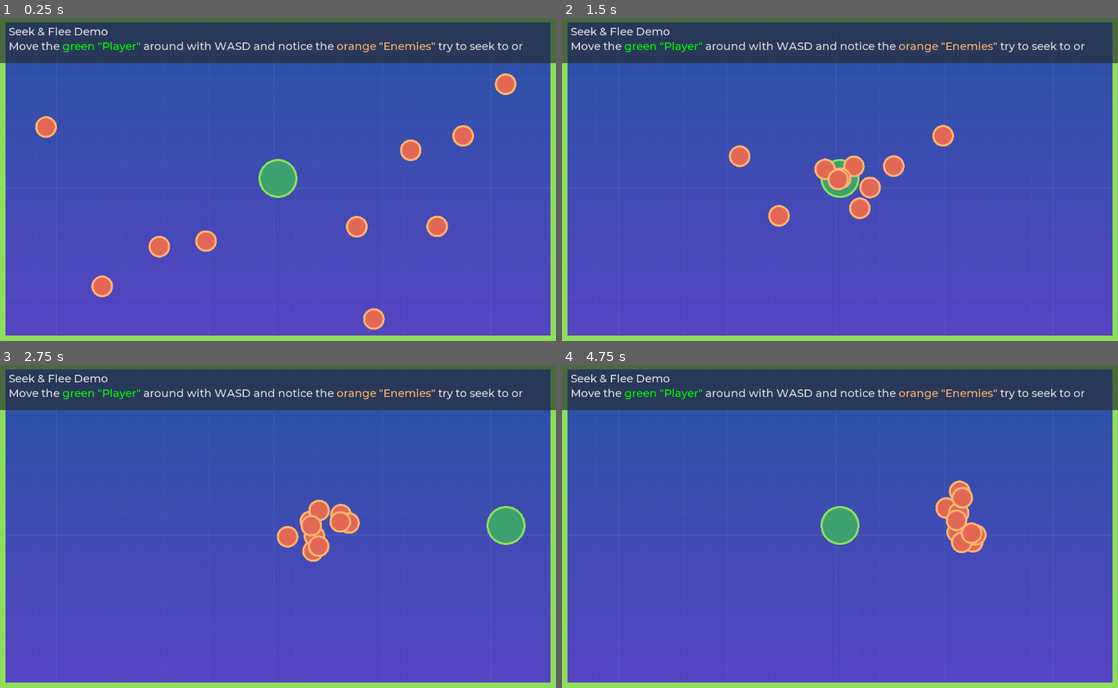
Above: before the commit, frames 1-4 (two rows, left to right).
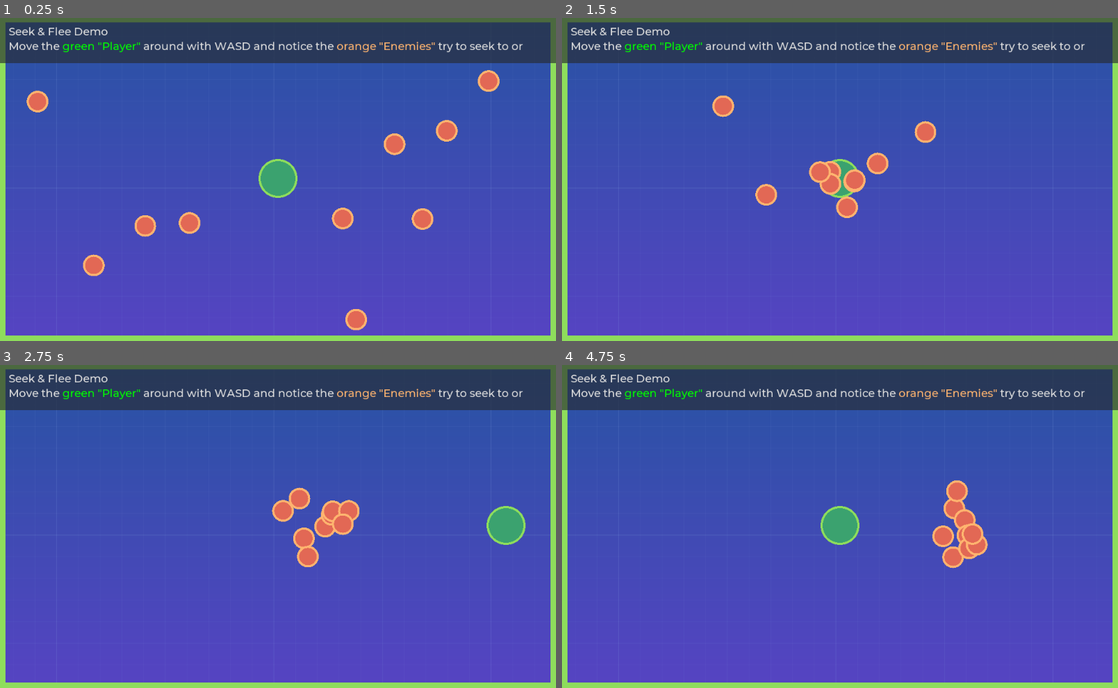
Above: after the commit, the same moments.

Repository: GDQuest/godot-steering-ai-framework
Game: Godot game, scene res://demos/SeekFlee/SeekFleeDemo.tscn
Two runs of this game, one before a commit and one after it. Both use one fixed random seed, a clock stepped at 60 frames per second and the inputs below. This scene is started directly instead of the project's main scene.
Inputs (mouse positions are in pixels of both pictures, inside the frame that each line leads up to):
- Up to frame 1 (0.25 s): no input
- Up to frame 2 (1.5 s): drag from (840, 40) to (895, 108) at 0.52 s; drag from (728, 195) to (812, 244) at 1.27 s
- Up to frame 3 (2.75 s): move the mouse to (333, 455) at 2.02 s; hold D (sf_right) from 2.03 s (still down)
- Up to frame 4 (4.75 s): release D (sf_right) at 2.75 s; drag from (812, 591) to (673, 478) at 2.77 s; move the mouse to (1006, 574) at 3.52 s; hold A (sf_left) 3.53-4.25 s; drag from (673, 478) to (756, 445) at 4.27 s

The runs differ from the first frame. In frame 1, 4.1% of the frame differs, in the area x 4-93%, y 16-97%; in frame 2, 2.9%; in frame 3, 1.9%; in frame 4, 1.2%.

Commit message:
Rename parameters and add discard pattern vars

Diff:
--- a/project/demos/AvoidCollisions/Avoider.gd
+++ b/project/demos/AvoidCollisions/Avoider.gd
@@ -40,7 +40,7 @@
 			proximity_radius: float,
 			boundary_right: float,
 			boundary_bottom: float,
-			draw_proximity: bool,
+			_draw_proximity: bool,
 			rng: RandomNumberGenerator
 	) -> void:
 	rng.randomize()
@@ -58,7 +58,7 @@
 
 	agent.linear_drag_percentage = _drag
 
-	self.draw_proximity = draw_proximity
+	draw_proximity = _draw_proximity
 
 	priority.add(avoid)
 	priority.add(seek)
--- a/project/demos/AvoidCollisions/Spawner.gd
+++ b/project/demos/AvoidCollisions/Spawner.gd
@@ -37,7 +37,7 @@
 		child.set_proximity_agents(avoider_agents)
 
 
-func _physics_process(delta: float) -> void:
+func _physics_process(_delta: float) -> void:
 	for child in get_children():
 		child.global_position = child.global_position.posmodv(boundaries)
 
--- a/project/demos/DemoPickerUI.gd
+++ b/project/demos/DemoPickerUI.gd
@@ -11,9 +11,9 @@
 
 
 func _ready() -> void:
-	list.connect("demo_selected", self, "set_demo_path")
-	list.connect("item_activated", self, "emit_signal", ["demo_requested"])
-	button.connect("pressed", self, "emit_signal", ["demo_requested"])
+	var _err := list.connect("demo_selected", self, "set_demo_path")
+	_err = list.connect("item_activated", self, "emit_signal", ["demo_requested"])
+	_err = button.connect("pressed", self, "emit_signal", ["demo_requested"])
 	demo_path = list.file_paths[0]
 
 
--- a/project/demos/Demos.gd
+++ b/project/demos/Demos.gd
@@ -7,8 +7,8 @@
 
 
 func _ready() -> void:
-	demo_picker.connect("demo_requested", self, "_on_DemoPickerUI_demo_requested")
-	button_go_back.connect("pressed", self, "_on_ButtonGoBack_pressed")
+	var _err := demo_picker.connect("demo_requested", self, "_on_DemoPickerUI_demo_requested")
+	_err = button_go_back.connect("pressed", self, "_on_ButtonGoBack_pressed")
 
 
 func _on_DemoPickerUI_demo_requested() -> void:
--- a/project/demos/Face/FaceDemo.gd
+++ b/project/demos/Face/FaceDemo.gd
@@ -8,7 +8,6 @@
 export(float, 0, 1000, 40) var player_speed := 600.0 setget set_player_speed
 
 onready var player := $Player
-onready var gui := $GUI
 onready var turret := $Turret
 
 
--- a/project/demos/Face/Player.gd
+++ b/project/demos/Face/Player.gd
@@ -6,9 +6,9 @@
 onready var agent := GSTAgentLocation.new()
 
 
-func _physics_process(delta: float) -> void:
+func _physics_process(_delta: float) -> void:
 	var movement := _get_movement()
-	move_and_slide(movement * speed)
+	var _velocity := move_and_slide(movement * speed)
 	agent.position = Vector3(global_position.x, global_position.y, 0)
 
 
--- a/project/demos/PopulateItemList.gd
+++ b/project/demos/PopulateItemList.gd
@@ -7,7 +7,7 @@
 
 
 func _ready() -> void:
-	self.connect("item_selected", self, "_on_item_selected")
+	var _err := self.connect("item_selected", self, "_on_item_selected")
 
 	var this_directory: String = get_tree().current_scene.filename.rsplit("/", false, 1)[0]
 	file_paths = _find_files(this_directory, ["*Demo.tscn"], true)
@@ -25,7 +25,7 @@
 
 func sentencify(line: String) -> String:
 	var regex := RegEx.new()
-	regex.compile("[A-Z]")
+	var _err := regex.compile("[A-Z]")
 
 	line = line.split(".", true, 1)[0]
 	line = regex.sub(line, " $0", true)
@@ -33,31 +33,31 @@
 
 
 func _find_files(dirpath := "", patterns := PoolStringArray(), is_recursive := false, do_skip_hidden := true) -> PoolStringArray:
-	var file_paths: = PoolStringArray()
+	var _file_paths: = PoolStringArray()
 	var directory: = Directory.new()
 
 	if not directory.dir_exists(dirpath):
 		printerr("The directory does not exist: %s" % dirpath)
-		return file_paths
+		return _file_paths
 	if not directory.open(dirpath) == OK:
 		printerr("Could not open the following dirpath: %s" % dirpath)
-		return file_paths
+		return _file_paths
 
-	directory.list_dir_begin(true, do_skip_hidden)
+	var _err := directory.list_dir_begin(true, do_skip_hidden)
 	var file_name: = directory.get_next()
-	var subdirectories: = PoolStringArray()
+
 	while file_name != "":
 		if directory.current_is_dir() and is_recursive:
 			var subdirectory: = dirpath.plus_file(file_name)
-			file_paths.append_array(_find_files(subdirectory, patterns, is_recursive))
+			_file_paths.append_array(_find_files(subdirectory, patterns, is_recursive))
 		else:
 			for pattern in patterns:
 				if file_name.match(pattern):
-					file_paths.append(dirpath.plus_file(file_name))
+					_file_paths.append(dirpath.plus_file(file_name))
 		file_name = directory.get_next()
 
 	directory.list_dir_end()
-	return file_paths
+	return _file_paths
 
 
 func _on_item_selected(index: int) -> void:
--- a/project/demos/PursueSeek/BoundaryManager.gd
+++ b/project/demos/PursueSeek/BoundaryManager.gd
@@ -12,6 +12,6 @@
 	)
 
 
-func _physics_process(delta: float) -> void:
+func _physics_process(_delta: float) -> void:
 	for ship in get_children():
 		ship.position = ship.position.posmodv(_world_bounds)
--- a/project/demos/PursueSeek/Player.gd
+++ b/project/demos/PursueSeek/Player.gd
@@ -44,15 +44,15 @@
 func _calculate_angular_velocity(
 	horizontal_movement: float,
 	current_velocity: float,
-	thruster_strength: float,
-	velocity_max: float,
+	_thruster_strength: float,
+	_velocity_max: float,
 	ship_drag: float,
 	delta: float
 ) -> float:
 	var velocity := clamp(
-		current_velocity + thruster_strength * horizontal_movement * delta,
-		-velocity_max,
-		velocity_max
+		current_velocity + _thruster_strength * horizontal_movement * delta,
+		-_velocity_max,
+		_velocity_max
 	)
 
 	velocity = lerp(velocity, 0, ship_drag)
--- a/project/demos/Quickstart/Bullet.gd
+++ b/project/demos/Quickstart/Bullet.gd
@@ -10,7 +10,7 @@
 
 
 func _ready() -> void:
-	timer.connect("timeout", self, "_on_Lifetime_timeout")
+	var _err := timer.connect("timeout", self, "_on_Lifetime_timeout")
 	timer.start()
 
 
--- a/project/demos/SeekFlee/Boundaries.gd
+++ b/project/demos/SeekFlee/Boundaries.gd
@@ -5,7 +5,7 @@
 
 
 func _ready() -> void:
-	get_tree().root.connect("size_changed", self, "_on_SceneTree_size_changed")
+	var _err := get_tree().root.connect("size_changed", self, "_on_SceneTree_size_changed")
 
 
 func _draw() -> void:
--- a/project/demos/SeekFlee/Player.gd
+++ b/project/demos/SeekFlee/Player.gd
@@ -10,12 +10,12 @@
 	agent.position = GSTUtils.to_vector3(global_position)
 
 
-func _physics_process(delta: float) -> void:
+func _physics_process(_delta: float) -> void:
 	var movement := _get_movement()
 	if movement.length_squared() < 0.01:
 		return
 
-	move_and_slide(movement * speed)
+	var _velocity := move_and_slide(movement * speed)
 	agent.position = GSTUtils.to_vector3(global_position)
 
 
--- a/project/demos/SeekFlee/SeekFleeDemo.gd
+++ b/project/demos/SeekFlee/SeekFleeDemo.gd
@@ -29,7 +29,7 @@
 
 	player.speed = player_speed
 
-	for i in range(spawner.entity_count):
+	for _i in range(spawner.entity_count):
 		var new_pos := Vector2(
 				rng.randf_range(0, camera_boundaries.size.x),
 				rng.randf_range(0, camera_boundaries.size.y)
--- a/project/project.godot
+++ b/project/project.godot
@@ -9,7 +9,7 @@
 config_version=4
 
 _global_script_classes=[ {
-"base": "CenterContainer",
+"base": "Control",
 "class": "DemoPickerUI",
 "language": "GDScript",
 "path": "res://demos/DemoPickerUI.gd"
--- a/project/src/Agents/GSTKinematicBody2DAgent.gd
+++ b/project/src/Agents/GSTKinematicBody2DAgent.gd
@@ -19,14 +19,14 @@
 var _last_position: Vector2
 
 
-func _init(body: KinematicBody2D, movement_type: int = MovementType.SLIDE) -> void:
-	if not body.is_inside_tree():
-		yield(body, "ready")
+func _init(_body: KinematicBody2D, _movement_type: int = MovementType.SLIDE) -> void:
+	if not _body.is_inside_tree():
+		yield(_body, "ready")
 
-	self.body = body
-	self.movement_type = movement_type
+	body = _body
+	movement_type = _movement_type
 
-	body.get_tree().connect("physics_frame", self, "_on_SceneTree_physics_frame")
+	var _err := body.get_tree().connect("physics_frame", self, "_on_SceneTree_physics_frame")
 
 
 # Moves the agent's `body` by target `acceleration`.
@@ -60,7 +60,7 @@
 				Vector3.ZERO,
 				linear_drag_percentage
 		)
-	body.move_and_collide(GSTUtils.to_vector2(velocity) * delta)
+	var _collide := body.move_and_collide(GSTUtils.to_vector2(velocity) * delta)
 	if calculate_velocities:
 		linear_velocity = velocity
 
@@ -97,6 +97,8 @@
 
 
 func _on_SceneTree_physics_frame() -> void:
+	if not body.is_inside_tree():
+		return
 	var current_position: Vector2 = body.global_position
 	var current_orientation: float = body.rotation
 
--- a/project/src/Agents/GSTSpecializedAgent.gd
+++ b/project/src/Agents/GSTSpecializedAgent.gd
@@ -36,5 +36,5 @@
 
 # Moves the agent's body by target `acceleration`.
 # tags: virtual
-func _apply_steering(acceleration: GSTTargetAcceleration, delta: float) -> void:
+func _apply_steering(_acceleration: GSTTargetAcceleration, _delta: float) -> void:
 	pass
--- a/project/src/Behaviors/GSTArrive.gd
+++ b/project/src/Behaviors/GSTArrive.gd
@@ -15,8 +15,8 @@
 var time_to_reach := 0.1
 
 
-func _init(agent: GSTSteeringAgent, target: GSTAgentLocation).(agent) -> void:
-	self.target = target
+func _init(agent: GSTSteeringAgent, _target: GSTAgentLocation).(agent) -> void:
+	target = _target
 
 
 func _arrive(acceleration: GSTTargetAcceleration, target_position: Vector3) -> void:
--- a/project/src/Behaviors/GSTFollowPath.gd
+++ b/project/src/Behaviors/GSTFollowPath.gd
@@ -17,12 +17,12 @@
 
 func _init(
 		agent: GSTSteeringAgent,
-		path: GSTPath,
-		path_offset := 0.0,
-		prediction_time := 0.0).(agent, null) -> void:
-	self.path = path
-	self.path_offset = path_offset
-	self.prediction_time = prediction_time
+		_path: GSTPath,
+		_path_offset := 0.0,
+		_prediction_time := 0.0).(agent, null) -> void:
+	path = _path
+	path_offset = _path_offset
+	prediction_time = _prediction_time
 
 
 func _calculate_steering(acceleration: GSTTargetAcceleration) -> void:
--- a/project/src/Behaviors/GSTMatchOrientation.gd
+++ b/project/src/Behaviors/GSTMatchOrientation.gd
@@ -16,8 +16,8 @@
 var time_to_reach: float = 0.1
 
 
-func _init(agent: GSTSteeringAgent, target: GSTAgentLocation).(agent) -> void:
-	self.target = target
+func _init(agent: GSTSteeringAgent, _target: GSTAgentLocation).(agent) -> void:
+	target = _target
 
 
 func _match_orientation(acceleration: GSTTargetAcceleration, desired_orientation: float) -> void:
--- a/project/src/Behaviors/GSTPriority.gd
+++ b/project/src/Behaviors/GSTPriority.gd
@@ -13,8 +13,8 @@
 var zero_threshold: float
 
 
-func _init(agent: GSTSteeringAgent, zero_threshold := 0.001).(agent) -> void:
-	self.zero_threshold = zero_threshold
+func _init(agent: GSTSteeringAgent, _zero_threshold := 0.001).(agent) -> void:
+	zero_threshold = _zero_threshold
 
 
 # Appends a steering behavior as a child of this container.
--- a/project/src/Behaviors/GSTPursue.gd
+++ b/project/src/Behaviors/GSTPursue.gd
@@ -13,10 +13,10 @@
 
 func _init(
 		agent: GSTSteeringAgent,
-		target: GSTSteeringAgent,
-		predict_time_max := 1.0).(agent) -> void:
-	self.target = target
-	self.predict_time_max = predict_time_max
+		_target: GSTSteeringAgent,
+		_predict_time_max := 1.0).(agent) -> void:
+	target = _target
+	predict_time_max = _predict_time_max
 
 
 func _calculate_steering(acceleration: GSTTargetAcceleration) -> void:
--- a/project/src/Behaviors/GSTSeek.gd
+++ b/project/src/Behaviors/GSTSeek.gd
@@ -8,8 +8,8 @@
 var target: GSTAgentLocation
 
 
-func _init(agent: GSTSteeringAgent, target: GSTAgentLocation).(agent) -> void:
-	self.target = target
+func _init(agent: GSTSteeringAgent, _target: GSTAgentLocation).(agent) -> void:
+	target = _target
 
 
 func _calculate_steering(acceleration: GSTTargetAcceleration) -> void:
--- a/project/src/Behaviors/GSTSeparation.gd
+++ b/project/src/Behaviors/GSTSeparation.gd
@@ -21,7 +21,7 @@
 func _calculate_steering(acceleration: GSTTargetAcceleration) -> void:
 	acceleration.set_zero()
 	self._acceleration = acceleration
-	proximity._find_neighbors(_callback)
+	var _neighbors := proximity._find_neighbors(_callback)
 
 
 # Callback for the proximity to call when finding neighbors. Determines the amount of
--- a/project/src/GSTGroupBehavior.gd
+++ b/project/src/GSTGroupBehavior.gd
@@ -9,12 +9,12 @@
 var _callback := funcref(self, "_report_neighbor")
 
 
-func _init(agent: GSTSteeringAgent, proximity: GSTProximity).(agent) -> void:
-	self.proximity = proximity
+func _init(agent: GSTSteeringAgent, _proximity: GSTProximity).(agent) -> void:
+	proximity = _proximity
 
 
 # Internal callback for the behavior to define whether or not a member is
 # relevant
 # tags: virtual
-func _report_neighbor(neighbor: GSTSteeringAgent) -> bool:
+func _report_neighbor(_neighbor: GSTSteeringAgent) -> bool:
 	return false
--- a/project/src/GSTPath.gd
+++ b/project/src/GSTPath.gd
@@ -15,8 +15,8 @@
 var _nearest_point_on_path: Vector3
 
 
-func _init(waypoints: Array, is_open := false) -> void:
-	self.is_open = is_open
+func _init(waypoints: Array, _is_open := false) -> void:
+	is_open = _is_open
 	create_path(waypoints)
 	_nearest_point_on_segment = waypoints[0]
 	_nearest_point_on_path = waypoints[0]
@@ -128,7 +128,7 @@
 	var cumulative_length: float
 
 
-	func _init(begin: Vector3, end: Vector3) -> void:
-		self.begin = begin
-		self.end = end
+	func _init(_begin: Vector3, _end: Vector3) -> void:
+		begin = _begin
+		end = _end
 		length = begin.distance_to(end)
--- a/project/src/GSTSteeringBehavior.gd
+++ b/project/src/GSTSteeringBehavior.gd
@@ -14,8 +14,8 @@
 var agent: GSTSteeringAgent
 
 
-func _init(agent: GSTSteeringAgent) -> void:
-	self.agent = agent
+func _init(_agent: GSTSteeringAgent) -> void:
+	agent = _agent
 
 
 # Sets the `acceleration` with the behavior's desired amount of acceleration.
--- a/project/src/Proximities/GSTProximity.gd
+++ b/project/src/Proximities/GSTProximity.gd
@@ -9,9 +9,9 @@
 var agents := []
 
 
-func _init(agent: GSTSteeringAgent, agents: Array) -> void:
-	self.agent = agent
-	self.agents = agents
+func _init(_agent: GSTSteeringAgent, _agents: Array) -> void:
+	agent = _agent
+	agents = _agents
 
 
 # Returns a number of neighbors based on a `callback` function.
@@ -19,5 +19,5 @@
 # `_find_neighbors` calls `callback` for each agent in the `agents` array and
 # adds one to the count if its `callback` returns true.
 # tags: virtual
-func _find_neighbors(callback: FuncRef) -> int:
+func _find_neighbors(_callback: FuncRef) -> int:
 	return 0
--- a/project/src/Proximities/GSTRadiusProximity.gd
+++ b/project/src/Proximities/GSTRadiusProximity.gd
@@ -11,8 +11,8 @@
 var _scene_tree: SceneTree
 
 
-func _init(agent: GSTSteeringAgent, agents: Array, radius: float).(agent, agents) -> void:
-	self.radius = radius
+func _init(agent: GSTSteeringAgent, agents: Array, _radius: float).(agent, agents) -> void:
+	radius = _radius
 	_scene_tree = Engine.get_main_loop()
 
 
